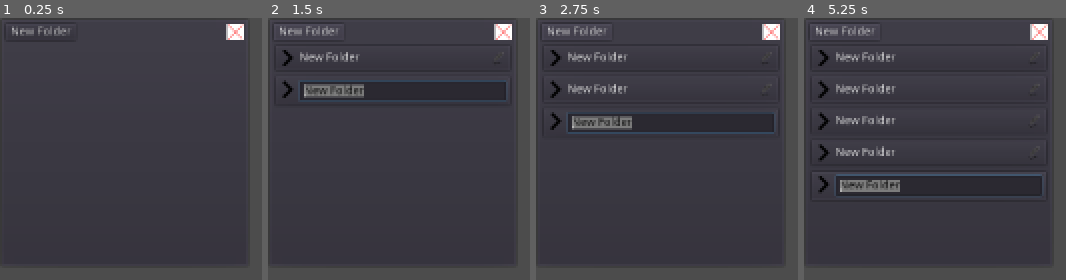
Above: before the commit, frames 1-4 (left to right).
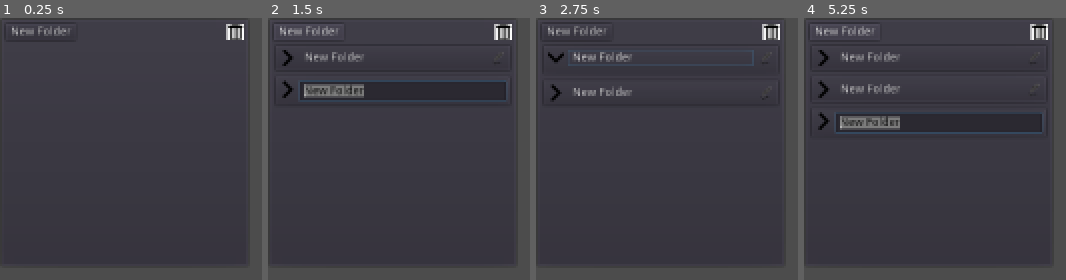
Above: after the commit, the same moments.

Repository: feyrkh/cycle-of-eternity
Game: Godot game, scene res://ui/Organizer.tscn
Two runs of this game, one before a commit and one after it. Both use one fixed random seed, a clock stepped at 60 frames per second and the inputs below. The project has no main scene, so this scene is started directly.
Inputs (mouse positions are in pixels of both pictures, inside the frame that each line leads up to):
- Up to frame 1 (0.25 s): no input
- Up to frame 2 (1.5 s): click "New Folder" at 0.5 s; click "New Folder" at 1.25 s
- Up to frame 3 (2.75 s): click "New Folder" at 2 s
- Up to frame 4 (5.25 s): click "New Folder" at 2.75 s; click (1034, 57) at 3.52 s; click (1034, 93) at 4.27 s; click "New Folder" at 5 s

The runs differ from the first frame. In frame 1, 0.3% of the frame differs, in the area x 87-94%, y 2-9%; in frame 2, 0.8%; in frame 3, 3.3%; in frame 4, 4.8%, in the area x 5-94%, y 2-67%.

Commit message:
Fix nested folder drag deletion bug
If you dragged a folder onto its own edit button it previously disconnected it from the scene, now it's fixed.

Diff:
--- a/ui/Organizer.gd
+++ b/ui/Organizer.gd
@@ -46,7 +46,7 @@
 		dropTarget = null
 		dropContainer = null
 		return
-	print(mousePos, ' contained in ', self.get_global_rect())
+	#print(mousePos, ' contained in ', self.get_global_rect())
 	dragIndicator.visible = true
 	var childrenToScan = dropContainer.get_children()
 	var stillScanning = true
@@ -128,7 +128,8 @@
 	print('checking drop at position ', position)
 	# Check if dropTarget is a descendant of the item we're dropping
 	var checkNode = dropTarget
-	var invalidDrop = false
+	var invalidDrop = dropTarget == self
+	print('checking for invalid drop: ', dropTarget.name, ' vs ', data.name, ' (preemptive check: ', invalidDrop, ')')
 	while checkNode != null:
 		if checkNode == data:
 			print('invalid drop, ', data, ' is an ancestor of ', dropTarget)
--- a/ui/OrganizerFolder.gd
+++ b/ui/OrganizerFolder.gd
@@ -41,6 +41,10 @@
 	if event is InputEventMouseButton:
 		if event.button_index == BUTTON_LEFT and event.pressed:
 			toggle_folder()
+
+
+func _on_Label_pressed():
+	toggle_folder()
 
 func toggle_folder():
 	print('toggling folder')
--- a/ui/OrganizerFolder.tscn
+++ b/ui/OrganizerFolder.tscn
@@ -34,14 +34,15 @@
 "_edit_use_anchors_": false
 }
 
-[node name="Label" type="Label" parent="VBoxContainer/HBoxContainer"]
+[node name="Label" type="Button" parent="VBoxContainer/HBoxContainer"]
 margin_left = 24.0
-margin_top = 3.0
 margin_right = 236.0
-margin_bottom = 17.0
-mouse_filter = 1
+margin_bottom = 20.0
 size_flags_horizontal = 3
+size_flags_vertical = 4
 text = "Folder Name"
+flat = true
+align = 0
 
 [node name="EditNameButton" parent="VBoxContainer/HBoxContainer" instance=ExtResource( 3 )]
 
@@ -51,4 +52,5 @@
 margin_bottom = 24.0
 [connection signal="gui_input" from="VBoxContainer/HBoxContainer/OpenIcon" to="." method="_on_TextureRect_gui_input"]
 [connection signal="visibility_changed" from="VBoxContainer/HBoxContainer/OpenIcon" to="." method="_on_OpenIcon_visibility_changed"]
+[connection signal="pressed" from="VBoxContainer/HBoxContainer/Label" to="." method="_on_Label_pressed"]
 [connection signal="pressed" from="VBoxContainer/HBoxContainer/EditNameButton" to="." method="edit_name"]
Not shown, added: img/delete.jpg.import
Binary file changed: img/delete.png
